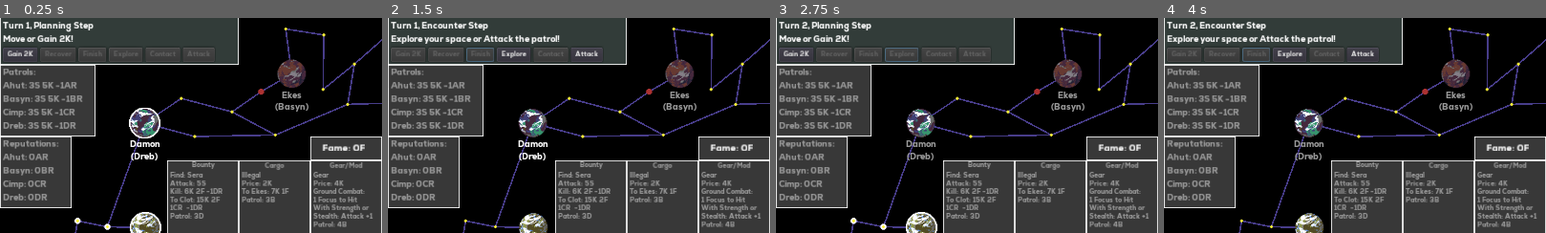
Above: before the commit, frames 1-4 (left to right).
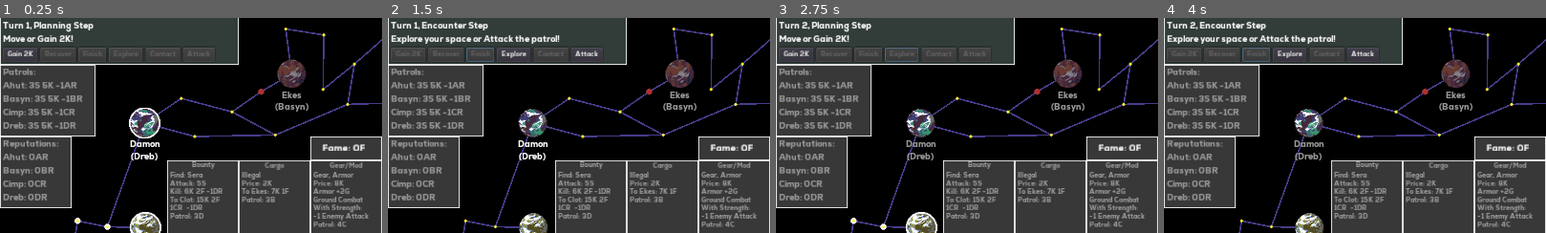
Above: after the commit, the same moments.

Repository: kosinaz/20-parsecs
Game: Godot game, scene res://scenes/ingame.tscn
Two runs of this game, one before a commit and one after it. Both use one fixed random seed, a clock stepped at 60 frames per second and the inputs below.
Inputs (mouse positions are % of the whole screen's width and height, from its top left):
- Up to frame 1 (0.25 s): no input
- Up to frame 2 (1.5 s): click (2, 95) at 0.52 s; click "Finish" at 1.25 s
- Up to frame 3 (2.75 s): click "Explore" at 2 s
- Up to frame 4 (4 s): click "Gain 2K" at 2.75 s; click "Finish" at 3.5 s
The pictures show only the part of the screen within x 0-50%, y 0-50%; the shares and areas given below are measured in that part.

The runs differ from the first frame. In frame 1, 0.7% of the frame differs, in the area x 82-98%, y 71-97%; in frame 2, 0.7%; in frame 3, 0.7%; in frame 4, 0.7%.

Commit message:
add all gears

Diff:
--- a/20 Parsecs/scenes/character.gd
+++ b/20 Parsecs/scenes/character.gd
@@ -43,9 +43,9 @@
 	if not _data.has("armor"):
 		return 4
 	var armor = _data.armor
-	if ["armored vest"].has($"%CharacterGear".get_name()):
+	if ["armored vest", "plastoid armor"].has($"%CharacterGear".get_name()):
 		armor += 2
-	if ["armored vest"].has($"%CharacterGear2".get_name()):
+	if ["armored vest", "plastoid armor"].has($"%CharacterGear2".get_name()):
 		armor += 2
 	return armor
 
--- a/20 Parsecs/scenes/gearmod.gd
+++ b/20 Parsecs/scenes/gearmod.gd
@@ -62,6 +62,11 @@
 func is_bartering():
 	return $Barter.pressed
 
+func is_armor():
+	if not is_empty and _data.has("subtype"):
+		return true
+	return false
+
 func set_buy_text(text):
 	$Buy.text = text
 
--- a/20 Parsecs/scenes/gearmods.gd
+++ b/20 Parsecs/scenes/gearmods.gd
@@ -52,14 +52,14 @@
 #		"patrol": "B",
 #		"move": 3,
 #	},
-	{
-		"type": "Gear",
-		"buy": 3,
-		"name": "blaster pistol",
-		"description": "Attack: +1G",
-		"patrol": "B",
-		"move": 3,
-	},
+#	{
+#		"type": "Gear",
+#		"buy": 3,
+#		"name": "blaster pistol",
+#		"description": "Attack: +1G",
+#		"patrol": "B",
+#		"move": 3,
+#	},
 	{
 		"type": "Gear",
 		"subtype": "Armor",
@@ -69,44 +69,53 @@
 		"patrol": "C",
 		"move": 3,
 	},
+#	{
+#		"type": "Gear",
+#		"buy": 4,
+#		"name": "vibroknife",
+#		"description": "Ground Combat:\n1 Focus to Hit\nWith Strength or Stealth: Attack +1",
+#		"patrol": "B",
+#		"move": 4,
+#	},
+#	{
+#		"type": "Gear",
+#		"buy": 5,
+#		"name": "blaster rifle",
+#		"description": "Attack: +1G\nWon Ground Combat:\nMax Damage: 2",
+#		"patrol": "D",
+#		"move": 4,
+#	},
+#	{
+#		"type": "Gear",
+#		"buy": 6,
+#		"name": "vibroax",
+#		"description": "Attack: +1G\nGround Combat\nWith Strength:\n1 Focus to Crit",
+#		"patrol": "A",
+#		"move": 3,
+#	},
+#	{
+#		"type": "Gear",
+#		"buy": 6,
+#		"name": "jetpack",
+#		"description": "Ground Combat:\n-1 Enemy Hit\nWith Tactics:\n-1 Enemy Crit",
+#		"patrol": "A",
+#		"move": 4,
+#	},
+#	{
+#		"type": "Gear",
+#		"buy": 8,
+#		"name": "grenade",
+#		"description": "Attack +2G",
+#		"patrol": "D",
+#		"move": 3,
+#	},
 	{
 		"type": "Gear",
-		"buy": 4,
-		"name": "vibroknife",
-		"description": "Ground Combat:\n1 Focus to Hit\nWith Strength or Stealth: Attack +1",
-		"patrol": "B",
+		"subtype": "Armor",
+		"buy": 8,
+		"name": "plastoid armor",
+		"description": "Armor +2G\nGround Combat\nWith Strength:\n-1 Enemy Attack",
+		"patrol": "C",
 		"move": 4,
 	},
-	{
-		"type": "Gear",
-		"buy": 5,
-		"name": "blaster rifle",
-		"description": "Attack: +1G\nWon Ground Combat:\nMax Damage: 2",
-		"patrol": "D",
-		"move": 4,
-	},
-	{
-		"type": "Gear",
-		"buy": 6,
-		"name": "vibroax",
-		"description": "Attack: +1G\nGround Combat\nWith Strength:\n1 Focus to Crit",
-		"patrol": "A",
-		"move": 3,
-	},
-	{
-		"type": "Gear",
-		"buy": 6,
-		"name": "jetpack",
-		"description": "Ground Combat:\n-1 Enemy Hit\nWith Tactics:\n-1 Enemy Crit",
-		"patrol": "A",
-		"move": 4,
-	},
-	{
-		"type": "Gear",
-		"buy": 8,
-		"name": "grenade",
-		"description": "Attack +2G",
-		"patrol": "D",
-		"move": 3,
-	},
 ]
--- a/20 Parsecs/scenes/ingame.gd
+++ b/20 Parsecs/scenes/ingame.gd
@@ -254,6 +254,8 @@
 					continue
 				if not available_target.is_empty and not available_target.is_bartering():
 					continue
+				if card.is_gear and card.is_armor() and has_armor_gear():
+					continue
 				card.movement_target = available_target
 				break
 		else:
@@ -290,8 +292,14 @@
 			discount += card.get_price()
 	for card in market_cards:
 		if not card.is_free:
-			card.set_buy_text("Buy " + str(max(0, card.get_data().buy - discount)) + "K")
-	$"%MarketShip".set_buy_text("Buy " + str(max(0, $"%MarketShip".get_price() - discount - $"%Ship".get_price())) + "K")
+			var reduced_price = max(0, card.get_price() - discount)
+			card.set_buy_text("Buy " + str(reduced_price) + "K")
+			if reduced_price <= $"%Player".money:
+				card.enable_button("Buy")
+	var reduced_ship_price = max(0, $"%MarketShip".get_price() - discount - $"%Ship".get_price())
+	$"%MarketShip".set_buy_text("Buy " + str(reduced_ship_price) + "K")
+	if reduced_ship_price <= $"%Player".money:
+		$"%MarketShip".enable_button("Buy")
 	update_used_ship_prices()
 
 func deliver_cargo(cargo):
@@ -420,6 +428,12 @@
 	update_action_buttons()
 	$"%Ship".update_armor()
 
+func drop_gear(gear):
+	market_gearmods.append(gear.get_data())
+	gear.clear()
+	update_action_buttons()
+	$"%Character".update_armor()
+
 func roll():
 	return dice[randi() % 8]
 
@@ -456,7 +470,15 @@
 func has_gear(name):
 	return $"%CharacterGear".get_name() == name or $"%CharacterGear2".get_name() == name
 
+func has_armor_gear():
+	for gear in [$"%CharacterGear", $"%CharacterGear2"]:
+		if gear.is_armor() and not gear.is_bartering():
+			return true
+	return false
+
 func ground_combat(attack1, attack2):
+	if has_gear("plastoid_armor") and is_skilled("Strength"):
+		attack2 -= 1
 	var result1 = 0
 	var vibroknifed = false
 	var vibroaxed = false
@@ -655,6 +677,10 @@
 		drop_mod($"%ShipCargomod")
 	if $"%ShipMod".get_node("Barter").pressed:
 		drop_mod($"%ShipMod")
+	if $"%CharacterGear".is_bartering():
+		drop_gear($"%CharacterGear")
+	if $"%CharacterGear2".is_bartering():
+		drop_gear($"%CharacterGear2")
 	discount = 0
 
 func move_card(card):
@@ -831,14 +857,10 @@
 	buy_used_ship(ship_deck[7])
 
 func _on_character_gear_drop_pressed():
-	market_gearmods.append($"%CharacterGear".get_data())
-	$"%CharacterGear".clear()
-	update_action_buttons()
+	drop_gear($"%CharacterGear")
 
 func _on_character_gear2_drop_pressed():
-	market_gearmods.append($"%CharacterGear2".get_data())
-	$"%CharacterGear2".clear()
-	update_action_buttons()
+	drop_gear($"%CharacterGear2")
 
 func _on_ship_cargo_deliver_pressed():
 	deliver_cargo($"%ShipCargo")
